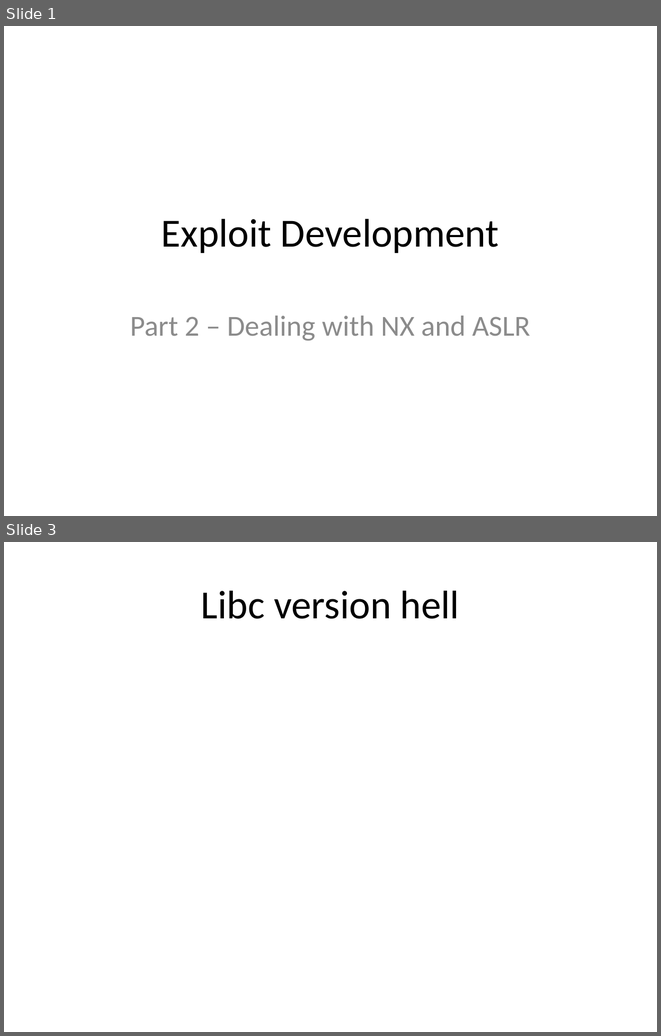
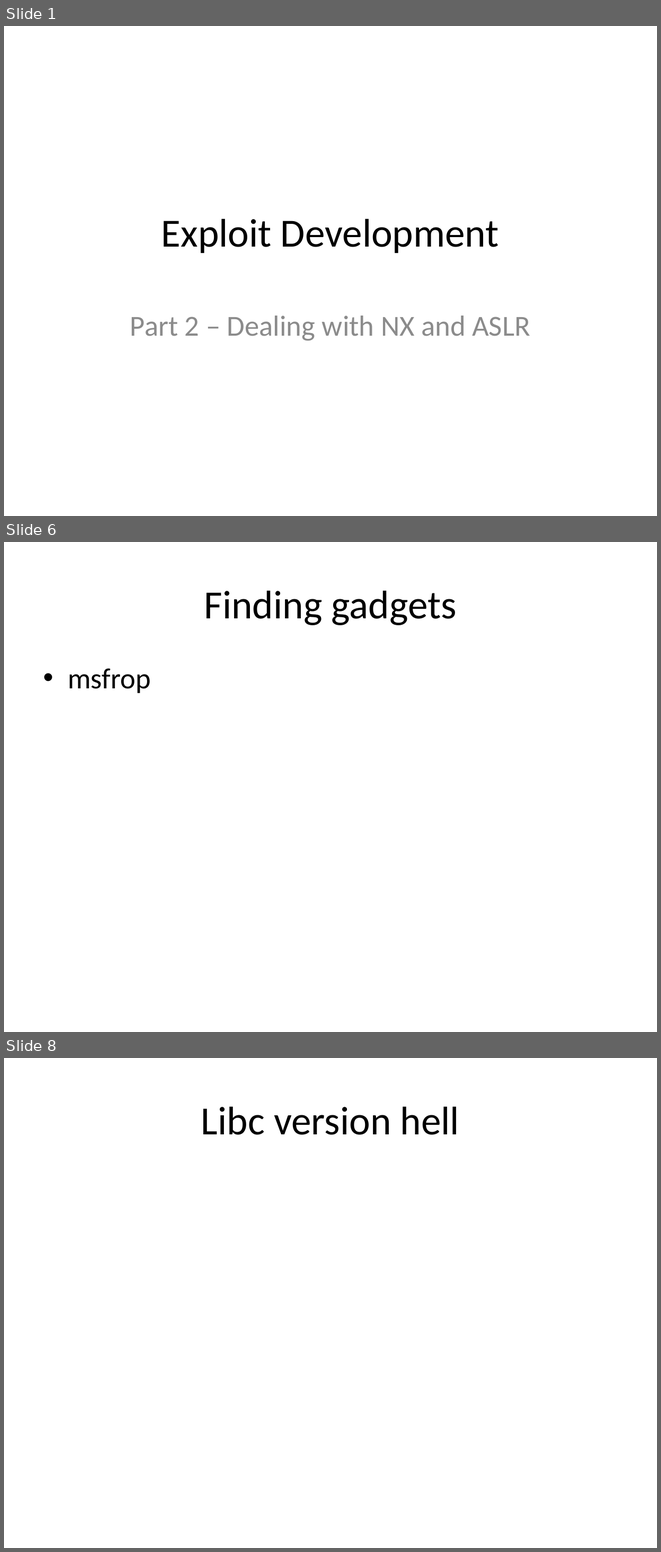
Before and after one commit to m0t/liatioan, a slide deck: slides-2.pptx. Shown one above the other, each under a label of ours: slides 1 and 3 before the commit, slides 1, 6 and 8 after it; the slides between them are not shown. The pictures are 661x1036 and 661x1552 pixels, drawn with LibreOffice and Linux fonts; fonts in the diff are those of the drawing. Boxes give left, top, right and bottom in pixels: in the first picture for what was removed or moved away, otherwise in the second. Text is boxed around its words. In the diff, an @@ line names an element or a change of style, - is before the commit and + after.

```diff
--- a/slides-2.pptx
+++ b/slides-2.pptx
@@ slide 6 added at [4,542,657,1032], background #FFFFFF @@
@@ title added at [204,590,457,625], 44 pt, text #000000 @@
+Finding gadgets
@@ text added at [68,668,151,693], 32 pt, text #000000 @@
+• msfrop
@@ what was slide 3 is now slide 8 @@
```
Also in this commit, not shown: 5 other slides added, 1 slide removed, 1 other file.
